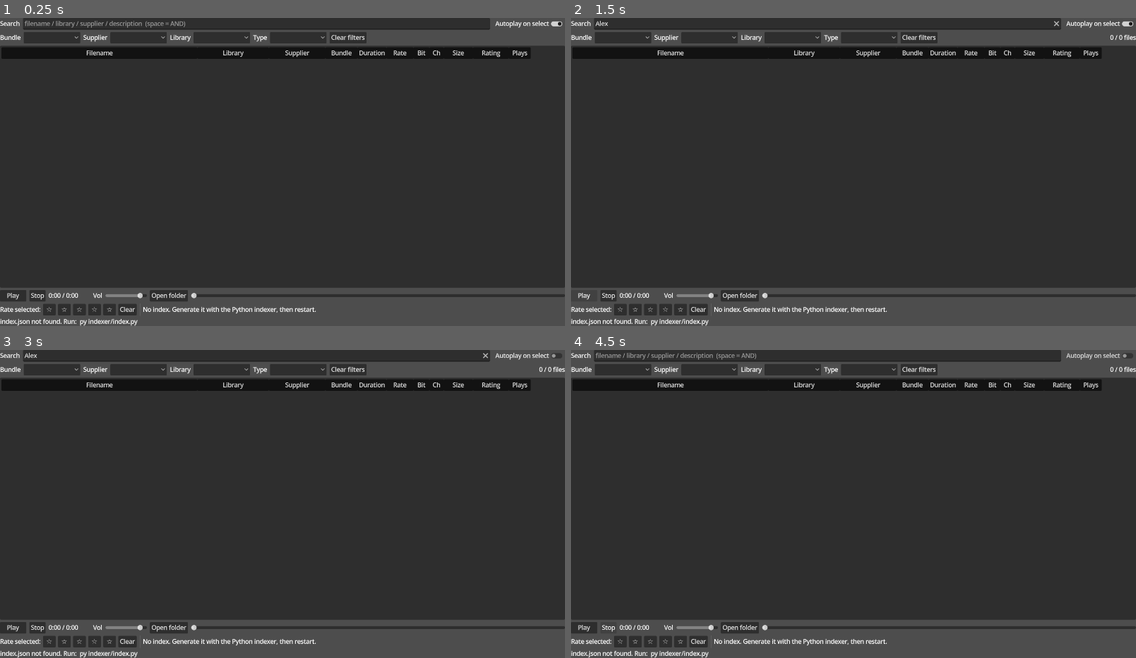
Above: before the commit, frames 1-4 (two rows, left to right).
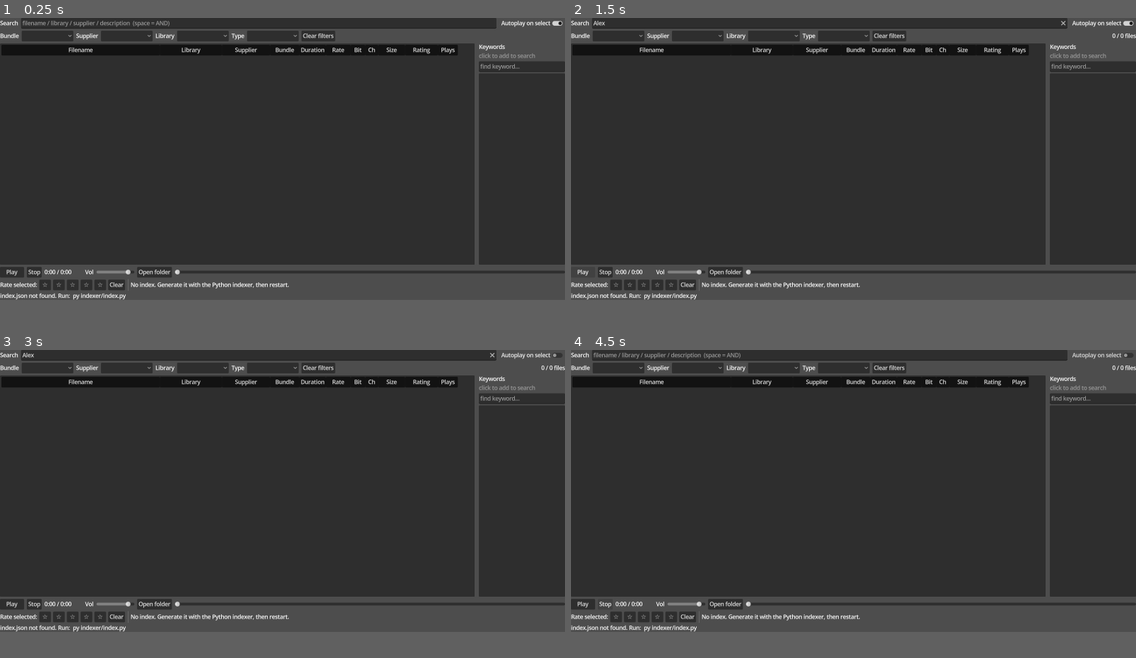
Above: after the commit, the same moments.

Repository: benedictcarter/sound_lib
Game: Godot game, scene res://main.tscn
Two runs of this game, one before a commit and one after it. Both use one fixed random seed, a clock stepped at 60 frames per second and the inputs below.
Inputs (mouse positions are in pixels of both pictures, inside the frame that each line leads up to):
- Up to frame 1 (0.25 s): no input
- Up to frame 2 (1.5 s): click (825, 24) at 0.52 s; type "Alex" at 0.6 s; click "Play" at 1.25 s
- Up to frame 3 (3 s): click "Play" at 2 s; click "Autoplay on select" at 2.75 s
- Up to frame 4 (4.5 s): click "Clear filters" at 3.5 s; click "Stop" at 4.25 s
In our replay, the window is 800x437 before the commit and 800x400 after it. These sizes can differ from the game's own. Grey fills any space a smaller window leaves; there, only what the larger window draws over its background counts as a difference.

The runs differ from the first frame. In frame 1, 14% of the frame differs, in the area x 0-100%, y 0-100%; in frame 2, 14%; in frame 3, 14%; in frame 4, 14%.

Commit message:
Add keyword analysis panel with click-to-filter
Right-hand panel lists keywords from filenames + library names, frequency-sorted.
Frequency = number of distinct libraries containing the keyword (tokens are
de-duped within each library, per the "10 wavs in one lib = 1" rule), so large
libraries can't dominate. Filenames are tokenized on any non-alphanumeric
delimiter; English/format/channel stopwords and pure-number tokens are dropped.
Clicking a keyword appends it to the search box as an AND term (quick filter);
a find-box filters the keyword list itself.

Layout: table + panel in an HSplitContainer; window widened to fit both.

Co-Authored-By: Claude Opus 4.8 <noreply@anthropic.com>

Diff:
--- a/app/main.gd
+++ b/app/main.gd
@@ -29,6 +29,26 @@
 ]
 const NUMERIC_COLS := [COL_DURATION, COL_RATE, COL_BIT, COL_CH, COL_SIZE, COL_RATING, COL_PLAYS]
 
+# Tokens ignored by the keyword analysis: English filler + audio/file-format
+# noise (channel layouts, formats, mic patterns) that would otherwise dominate.
+const STOPWORDS := {
+	"the": true, "and": true, "for": true, "with": true, "from": true,
+	"into": true, "out": true, "off": true, "this": true, "that": true,
+	"are": true, "was": true, "has": true, "its": true, "you": true,
+	# short grammatical noise (prepositions / pronouns / articles)
+	"by": true, "on": true, "in": true, "at": true, "or": true, "of": true,
+	"an": true, "as": true, "no": true, "to": true, "is": true, "it": true,
+	"my": true, "be": true, "we": true, "up": true, "so": true, "re": true,
+	# file-format / channel / mic-pattern noise
+	"wav": true, "wave": true, "aif": true, "aiff": true, "flac": true,
+	"mp3": true, "ogg": true, "stereo": true, "mono": true, "ortf": true,
+	"xy": true, "ab": true, "ms": true, "db": true, "hz": true, "khz": true,
+	"bit": true, "bits": true, "ch": true, "mix": true, "master": true,
+	"final": true, "take": true, "ver": true, "version": true,
+}
+const KW_MAX_SHOWN := 500   # cap rows in the panel for responsiveness
+const KW_MIN_LEN := 2       # ignore 1-char tokens
+
 # ----- data ----------------------------------------------------------------
 var _all: Array = []          # all records (Dictionaries)
 var _filtered: Array = []     # current view
@@ -52,6 +72,12 @@
 var _tree: Tree
 var _count_label: Label
 var _status_label: Label
+
+# keyword analysis panel
+var _kw_list: ItemList
+var _kw_filter: LineEdit
+var _kw_header: Label
+var _keywords: Array = []   # [ [token, library_count], ... ] sorted desc
 
 # player
 var _player: AudioStreamPlayer
@@ -139,9 +165,9 @@
 		_tree.set_column_title(c, COL_TITLES[c])
 		_tree.set_column_clip_content(c, true)
 	# Column sizing: filename/library/supplier flexible, numbers fixed-ish.
-	_set_col_size(COL_FILENAME, 0.0, 520)
-	_set_col_size(COL_LIBRARY, 0.0, 190)
-	_set_col_size(COL_SUPPLIER, 0.0, 150)
+	_set_col_size(COL_FILENAME, 0.0, 460)
+	_set_col_size(COL_LIBRARY, 0.0, 180)
+	_set_col_size(COL_SUPPLIER, 0.0, 140)
 	_set_col_size(COL_BUNDLE, 0.0, 85)
 	_set_col_size(COL_DURATION, 0.0, 65)
 	_set_col_size(COL_RATE, 0.0, 72)
@@ -153,7 +179,16 @@
 	_tree.column_title_clicked.connect(_on_title_clicked)
 	_tree.item_selected.connect(_on_row_selected)
 	_tree.item_activated.connect(_on_row_activated)
-	root.add_child(_tree)
+
+	# --- table + keyword panel (split) ----------------------------------
+	var split := HSplitContainer.new()
+	split.size_flags_vertical = Control.SIZE_EXPAND_FILL
+	split.size_flags_horizontal = Control.SIZE_EXPAND_FILL
+	root.add_child(split)
+	split.add_child(_tree)
+	split.add_child(_build_keyword_panel())
+	# big offset -> table takes the slack, keyword panel rests at its min width
+	split.set_deferred("split_offset", 5000)
 
 	# --- player bar -----------------------------------------------------
 	var pbar := HBoxContainer.new()
@@ -261,6 +296,34 @@
 	return o
 
 
+func _build_keyword_panel() -> Control:
+	var panel := VBoxContainer.new()
+	panel.custom_minimum_size = Vector2(250, 0)
+	panel.add_theme_constant_override("separation", 4)
+
+	_kw_header = Label.new()
+	_kw_header.text = "Keywords"
+	panel.add_child(_kw_header)
+
+	var hint := Label.new()
+	hint.text = "click to add to search"
+	hint.add_theme_color_override("font_color", Color(0.6, 0.6, 0.6))
+	panel.add_child(hint)
+
+	_kw_filter = LineEdit.new()
+	_kw_filter.placeholder_text = "find keyword..."
+	_kw_filter.clear_button_enabled = true
+	_kw_filter.text_changed.connect(func(_t): _populate_keyword_list())
+	panel.add_child(_kw_filter)
+
+	_kw_list = ItemList.new()
+	_kw_list.size_flags_vertical = Control.SIZE_EXPAND_FILL
+	_kw_list.size_flags_horizontal = Control.SIZE_EXPAND_FILL
+	_kw_list.item_clicked.connect(_on_keyword_clicked)
+	panel.add_child(_kw_list)
+	return panel
+
+
 func _set_col_size(col: int, expand_ratio: float, min_w: int) -> void:
 	if expand_ratio > 0.0:
 		_tree.set_column_expand(col, true)
@@ -290,6 +353,100 @@
 		_library_root, str(data.get("generated", "?"))
 	]
 	_populate_filters()
+	_build_keywords()
+	_apply()
+
+
+# ===========================================================================
+#  Keyword analysis  (frequency = number of distinct libraries containing it)
+# ===========================================================================
+func _tokenize(text: String) -> PackedStringArray:
+	# Lowercase, split on any run of non-alphanumeric chars (space _ - , . ( ) etc).
+	var out := PackedStringArray()
+	var cur := ""
+	for ch in text.to_lower():
+		if (ch >= "a" and ch <= "z") or (ch >= "0" and ch <= "9"):
+			cur += ch
+		elif cur != "":
+			out.append(cur)
+			cur = ""
+	if cur != "":
+		out.append(cur)
+	return out
+
+
+func _keep_token(t: String) -> bool:
+	if t.length() < KW_MIN_LEN:
+		return false
+	if STOPWORDS.has(t):
+		return false
+	# drop pure-number tokens (001, 02, 2020...) but keep alphanumerics like "3d"
+	if t.is_valid_int():
+		return false
+	return true
+
+
+func _build_keywords() -> void:
+	# Group files into libraries, collect the UNIQUE token set per library
+	# (library name + every filename in it), then count how many libraries
+	# contain each token. So a big library counts a keyword only once.
+	var lib_tokens: Dictionary = {}   # lib_id -> { token: true }
+	for rec in _all:
+		var lib_id := "%s|%s|%s" % [
+			String(rec.get("bundle", "")),
+			String(rec.get("supplier", "")),
+			String(rec.get("library", "")),
+		]
+		var bag: Dictionary = lib_tokens.get(lib_id, {})
+		for t in _tokenize(String(rec.get("library", ""))):
+			if _keep_token(t):
+				bag[t] = true
+		for t in _tokenize(String(rec.get("filename", ""))):
+			if _keep_token(t):
+				bag[t] = true
+		lib_tokens[lib_id] = bag
+
+	var freq: Dictionary = {}
+	for lib_id in lib_tokens:
+		for t in lib_tokens[lib_id]:
+			freq[t] = int(freq.get(t, 0)) + 1
+
+	_keywords = []
+	for t in freq:
+		_keywords.append([t, freq[t]])
+	_keywords.sort_custom(func(a, b):
+		if a[1] != b[1]:
+			return a[1] > b[1]               # most frequent first
+		return a[0].naturalnocasecmp_to(b[0]) < 0
+	)
+	_populate_keyword_list()
+
+
+func _populate_keyword_list() -> void:
+	if _kw_list == null:
+		return
+	var filt := _kw_filter.text.strip_edges().to_lower()
+	_kw_list.clear()
+	var shown := 0
+	for pair in _keywords:
+		var token: String = pair[0]
+		if filt != "" and not token.contains(filt):
+			continue
+		var idx := _kw_list.add_item("%s  (%d)" % [token, pair[1]])
+		_kw_list.set_item_metadata(idx, token)
+		shown += 1
+		if shown >= KW_MAX_SHOWN:
+			break
+	_kw_header.text = "Keywords (%d) — n = libraries" % _keywords.size()
+
+
+func _on_keyword_clicked(index: int, _at: Vector2, _mouse_btn: int) -> void:
+	var token := String(_kw_list.get_item_metadata(index))
+	# Append as an AND term to the search box if not already present.
+	var terms := _search.text.strip_edges().to_lower().split(" ", false)
+	if token in terms:
+		return
+	_search.text = (_search.text.strip_edges() + " " + token).strip_edges()
 	_apply()
 
 
--- a/app/project.godot
+++ b/app/project.godot
@@ -13,7 +13,7 @@
 
 [display]
 
-window/size/viewport_width=1500
+window/size/viewport_width=1640
 window/size/viewport_height=820
 window/size/initial_position_type=1
 
